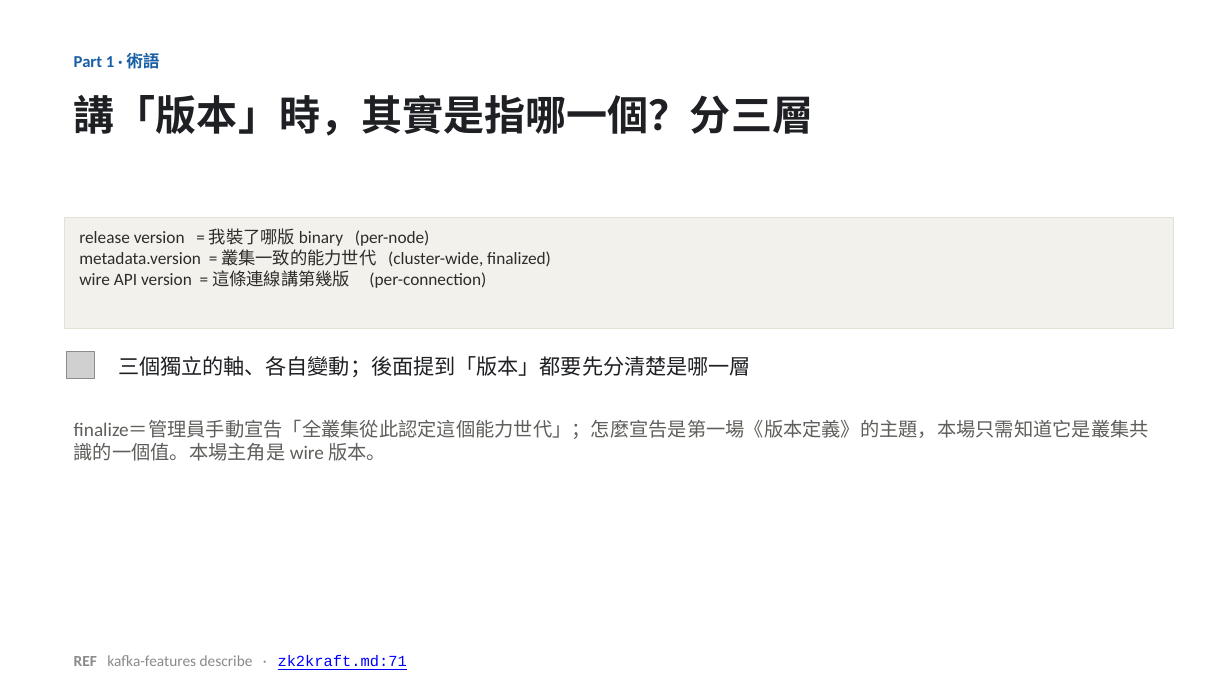
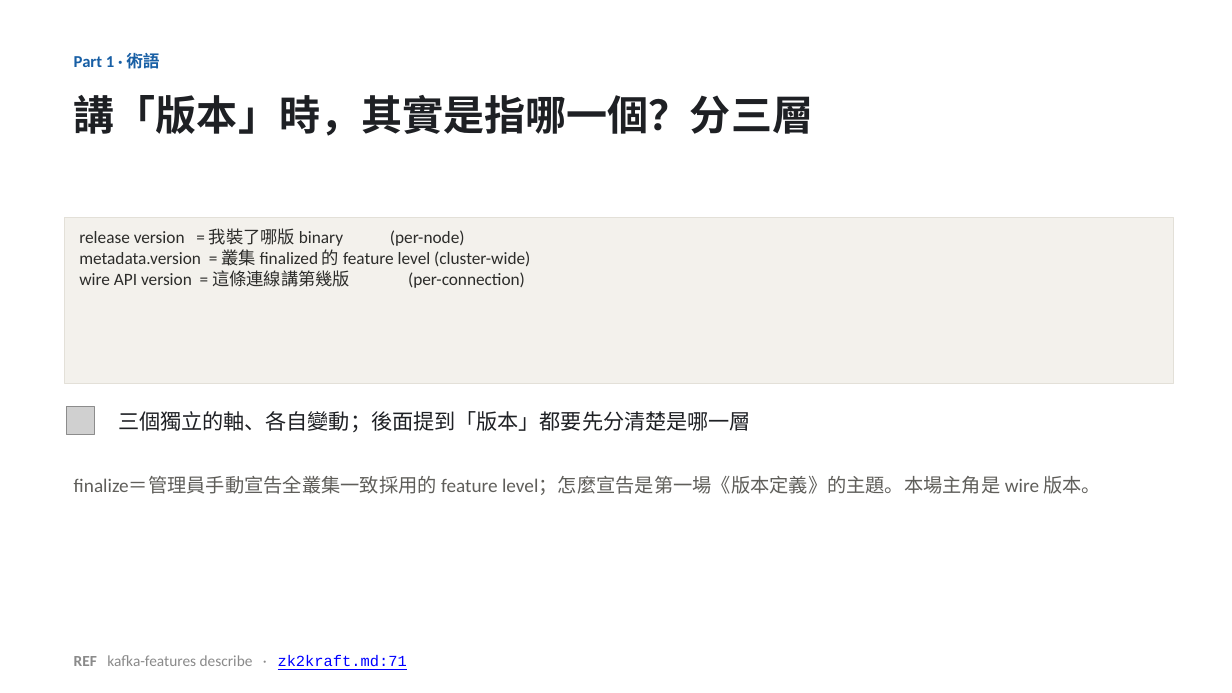
Before and after one commit to unknowntpo/kafka, a slide deck: slide 5 of study/version-control/kafka-version-negotiation.pptx. Drawn at 1232x693 pixels with LibreOffice and Linux fonts; fonts in the diff are those of the drawing; grey boxes stand for pictures. Boxes give left, top, right and bottom in pixels: in the first picture for what was removed or moved away, otherwise in the second. Text is boxed around its words. In the diff, an @@ line names an element or a change of style, - is before the commit and + after.

Commit message:
study(version-control): 套用 Eric round-2 review（10 條）＋修正一個事實錯誤
- 重大更正：replication 路徑不送 ApiVersionsRequest（BrokerBlockingSender discoverBrokerVersions=false）；
  broker→controller/KRaft 為 true——原「三條線都先握手」陳述有誤，deck/outline/rpc doc 同步更正
- 術語精確化：不用「握手」（非 Kafka 用語）改「送 ApiVersionsRequest 查詢」；「能力世代」→ finalized feature level；
  「能力」→ supported versions；「複製」→ partition replication；「自刻」→ 繞過協商直接送出；「關線」→ 關閉連線
- 點題改「生產環境資料主幹道不能停機」；動機 client 例子具體化（IoT/車載/batch job）
- 截斷 2.1 標明雙向要求；隨堂考正解補「ApiVersions 為何是例外」的解釋
- review 記錄存 review-eric-round2.md

```diff
--- a/study/version-control/kafka-version-negotiation.pptx
+++ b/study/version-control/kafka-version-negotiation.pptx
@@ rectangle "release version = 我裝了哪版 binary ...": place and size @@
-rectangle "release version = 我裝了哪版 binary ..." at <box>65,217,1174,328</box>
+rectangle "release version = 我裝了哪版 binary ..." at <box>65,217,1174,384</box>
@@ text in rectangle at <box>79,249,530,266</box>: text changed @@
-metadata.version = 叢集一致的能力世代 (cluster-wide, finalized)
+metadata.version = 叢集 finalized 的 feature level (cluster-wide)
@@ picture: place and size @@
-picture at <box>67,351,94,379</box>
+picture at <box>67,407,94,434</box>
@@ text "三個獨立的軸、各自變動；後面提到「版本」都要先分清楚是哪一層": place and size @@
-text "三個獨立的軸、各自變動；後面提到「版本」都要先分清楚是哪一層" at <box>118,356,751,377</box>
+text "三個獨立的軸、各自變動；後面提到「版本」都要先分清楚是哪一層" at <box>118,411,751,432</box>
@@ text at <box>74,476,1101,495</box>: text changed @@
-finalize＝管理員手動宣告「全叢集從此認定這個能力世代」；怎麼宣告是第一場《版本定義》的主題，本場只需知道它是叢集共識的一個值。本場主角是 wire 版本。
+finalize＝管理員手動宣告全叢集一致採用的 feature level；怎麼宣告是第一場《版本定義》的主題。本場主角是 wire 版本。
```
Also in this commit, not shown: 10 other slides changed, 10 other files.
